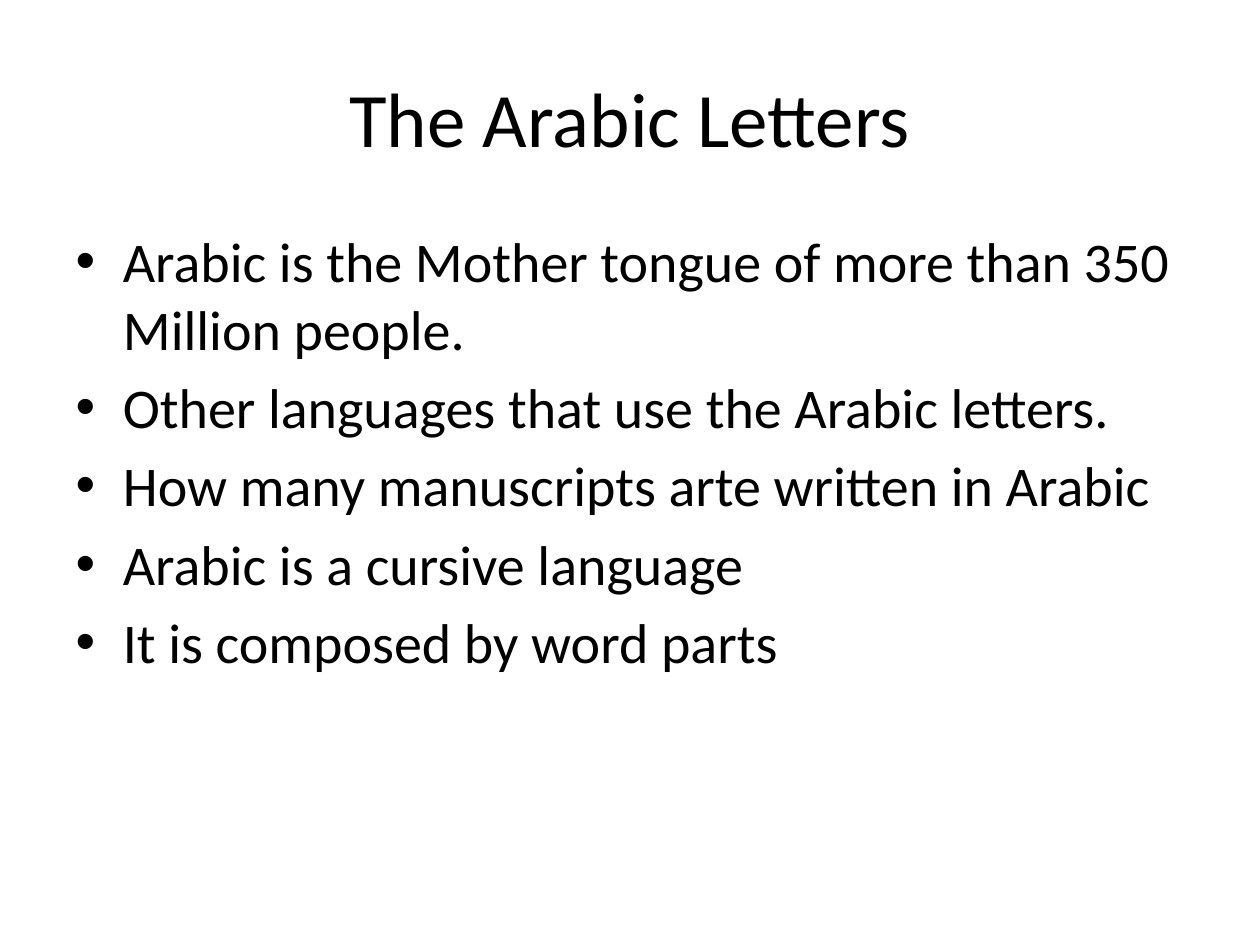
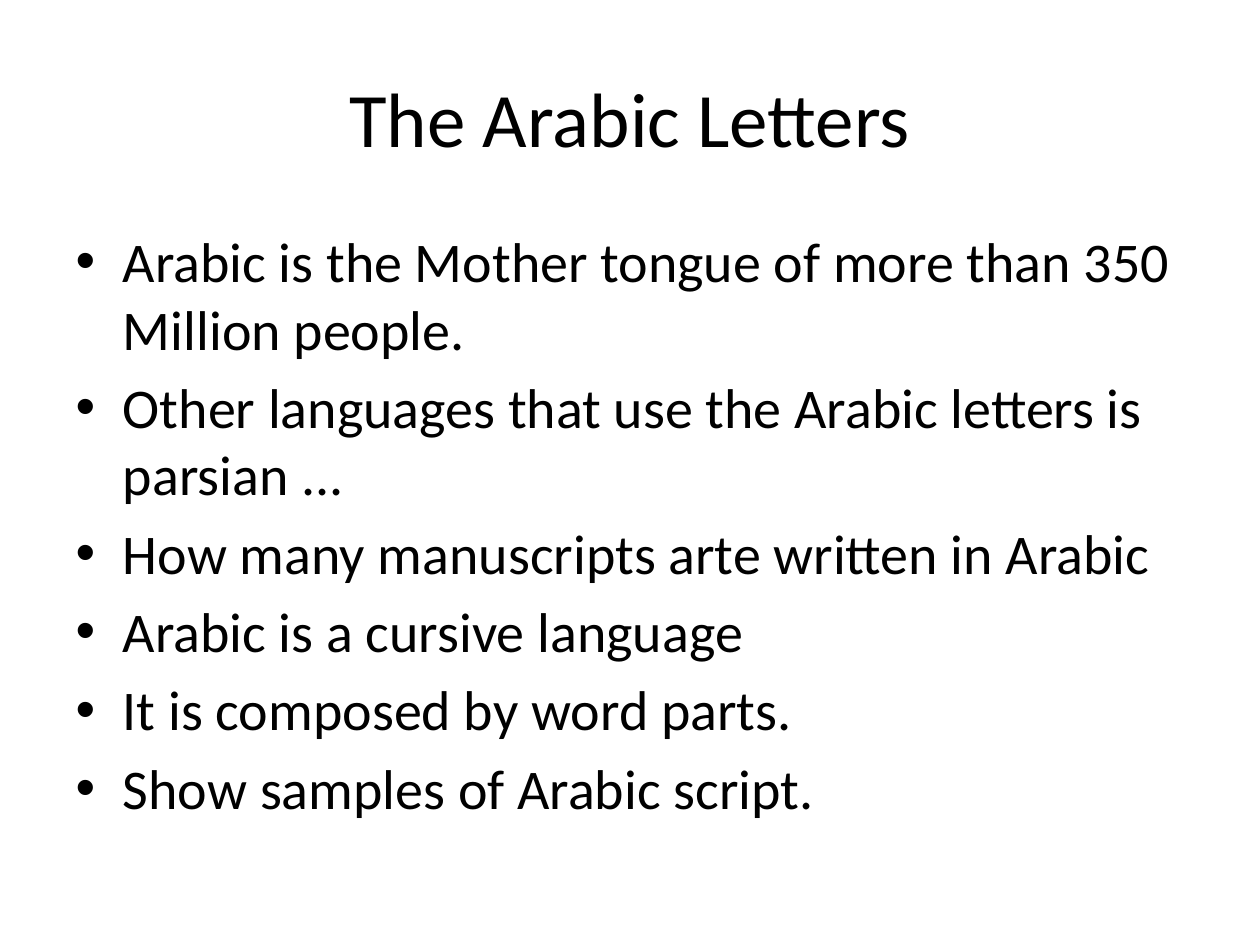
Before and after one commit to kourgeorge/arabic-icr, a slide deck: slide 2 of Thesis/Just In Time Arabic Handwriting Recognition.pptx. Drawn at 1260x945 pixels with LibreOffice and Linux fonts; fonts in the diff are those of the drawing. Boxes give left, top, right and bottom in pixels: in the first picture for what was removed or moved away, otherwise in the second. Text is boxed around its words. In the diff, an @@ line names an element or a change of style, - is before the commit and + after.

```diff
--- a/Thesis/Just In Time Arabic Handwriting Recognition.pptx
+++ b/Thesis/Just In Time Arabic Handwriting Recognition.pptx
@@ text at box(123, 389, 1142, 504): text changed @@
-• Other languages that use the Arabic letters.
+• Other languages that use the Arabic letters is parsian ...
@@ text at box(123, 691, 814, 818): text changed @@
-• It is composed by word parts
+• It is composed by word parts.
+• Show samples of Arabic script.
```
Also in this commit, not shown: 1 other slide changed, 10 slides added, 53 other files.
